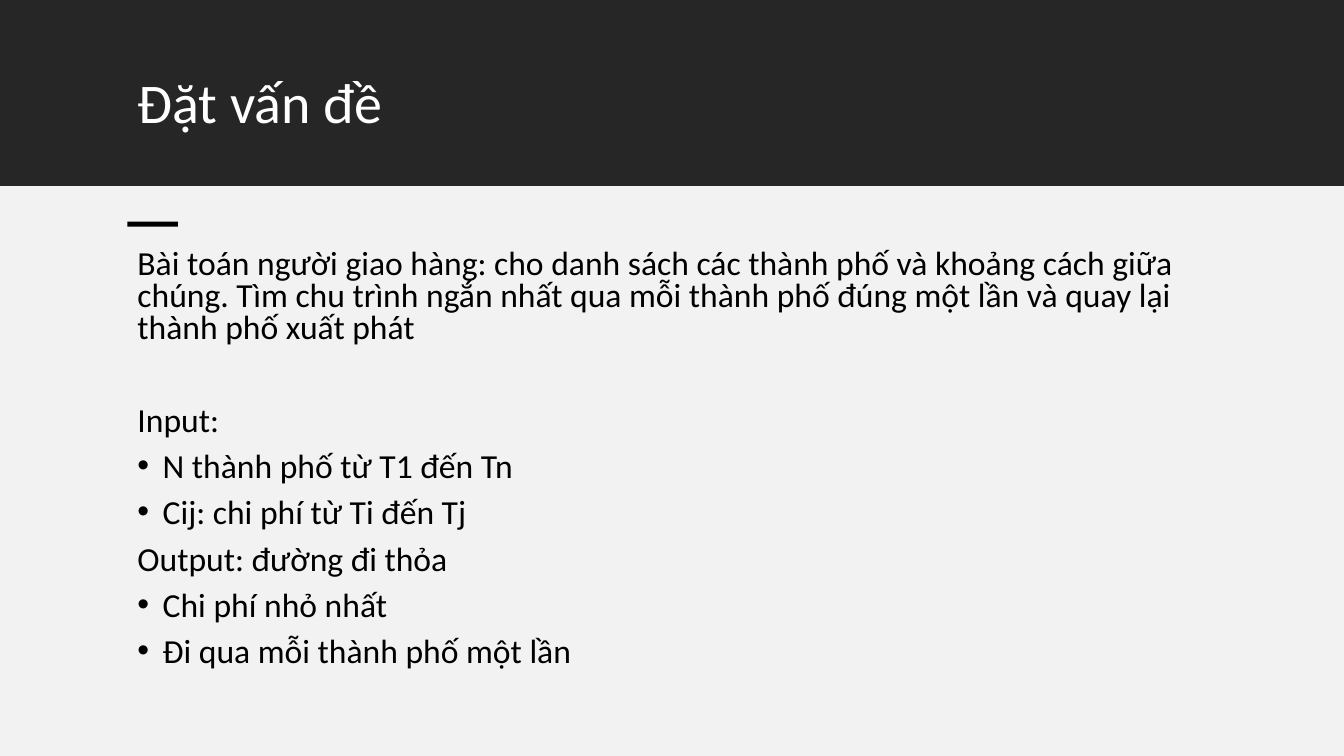
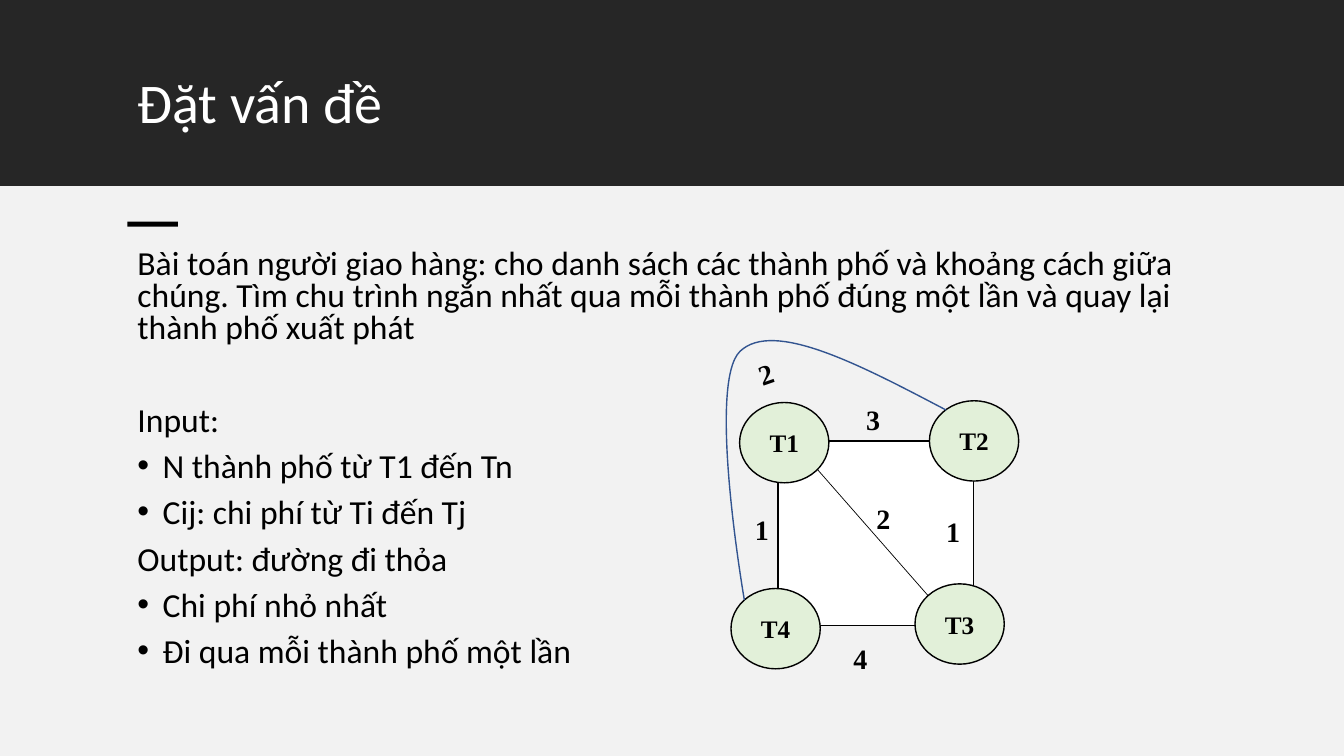
Before and after one commit to Nhatthanh1/CS112.L23.N09, a slide deck: slide 4 of Seminar/BranchAndBound.pptx. Drawn at 1344x756 pixels with LibreOffice and Linux fonts; fonts in the diff are those of the drawing. Boxes give left, top, right and bottom in pixels: in the first picture for what was removed or moved away, otherwise in the second. Text is boxed around its words. In the diff, an @@ line names an element or a change of style, - is before the commit and + after.

Commit message:
ok

```diff
--- a/Seminar/BranchAndBound.pptx
+++ b/Seminar/BranchAndBound.pptx
@@ group added at [727,341,1019,669]: 6 texts, 4 ellipses, 1 rectangle, 1 line, 1 freeform shape @@
+T1
+T2
+T4
+T3
+1
+2
+1
+3
+2
+4
```
Also in this commit, not shown: 2 other slides changed.
